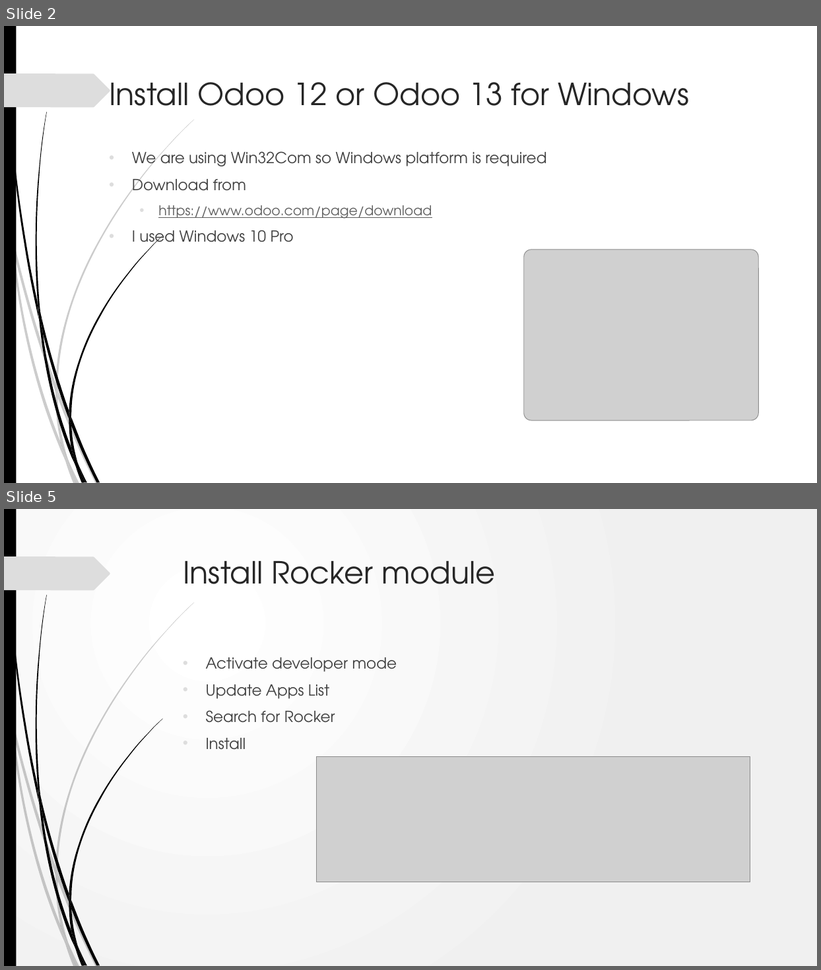
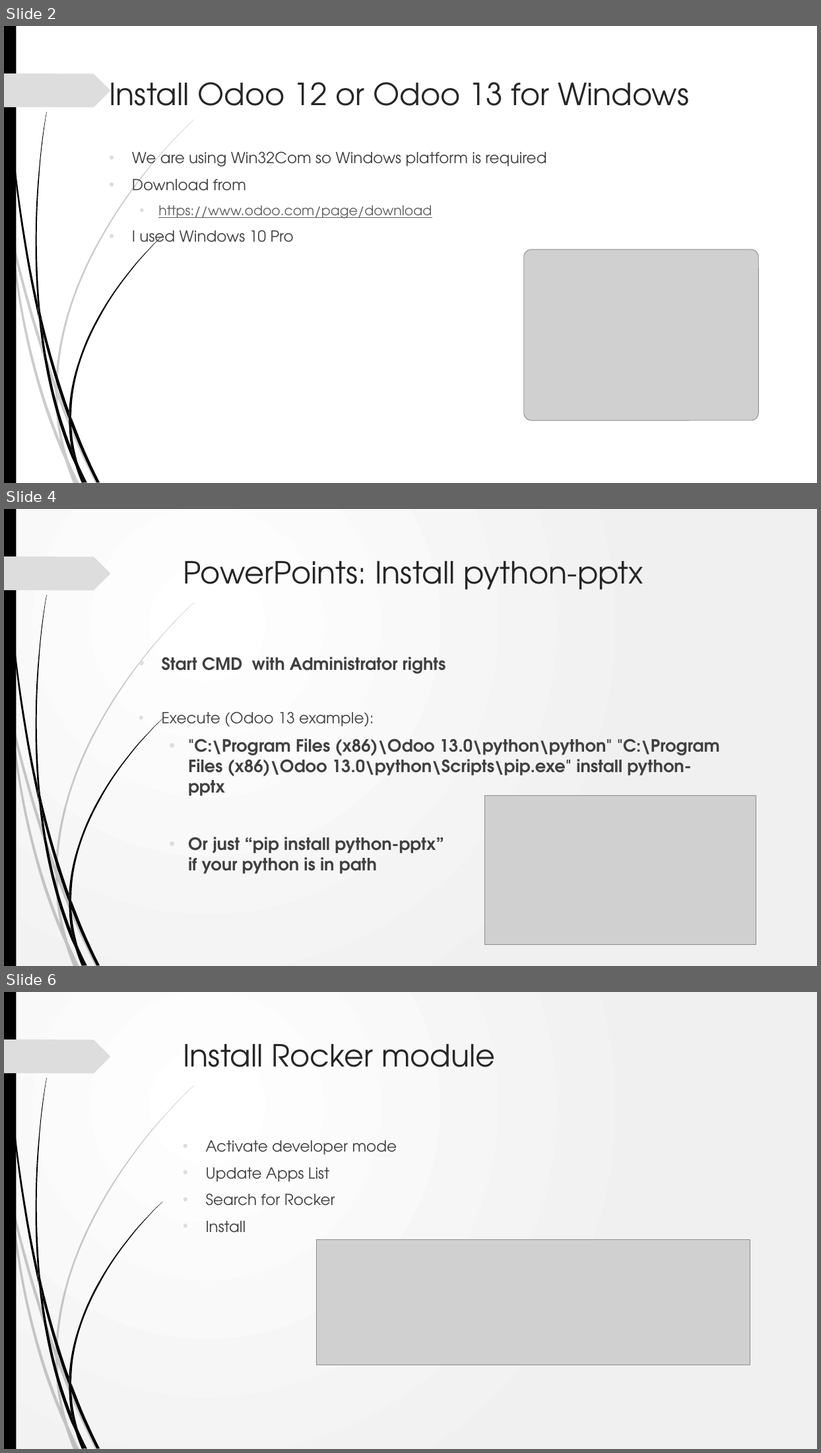
Before and after one commit to akarki58/rocker_app, a slide deck: rocker_app/docs/Rocker_install.pptx. Shown one above the other, each under a label of ours: slides 2 and 5 before the commit, slides 2, 4 and 6 after it; the slides between them are not shown. The pictures are 821x970 and 821x1453 pixels, drawn with LibreOffice and Linux fonts; fonts in the diff are those of the drawing; grey boxes stand for pictures; background and template pictures are left out. Boxes give left, top, right and bottom in pixels: in the first picture for what was removed or moved away, otherwise in the second. Text is boxed around its words. In the diff, an @@ line names an element or a change of style, - is before the commit and + after.

```diff
--- a/rocker_app/docs/Rocker_install.pptx
+++ b/rocker_app/docs/Rocker_install.pptx
@@ slide 4 added at <box>4,509,817,966</box>, background gradient #FFFFFF to #F1F1F1; not listed: 24 template elements that a slide beside it also shows @@
@@ title added at <box>183,561,643,590</box>, 36 pt, text #262626 @@
+PowerPoints: Install python-pptx
@@ text added at <box>162,657,720,874</box>, 20 pt, text #404040, bold @@
+• Start CMD with Administrator rights
+• Execute (Odoo 13 example):
+  • "C:\Program Files (x86)\Odoo 13.0\python\python" "C:\Program Files (x86)\Odoo 13.0\python\Scripts\pip.exe" install python-pptx
+  • Or just “pip install python-pptx”
+    if your python is in path
@@ picture added at <box>484,795,756,945</box> @@
@@ what was slide 5 is now slide 6 @@
```
Also in this commit, not shown: 4 slides changed, 1 other slide added, 1 slide removed, 15 other files.
